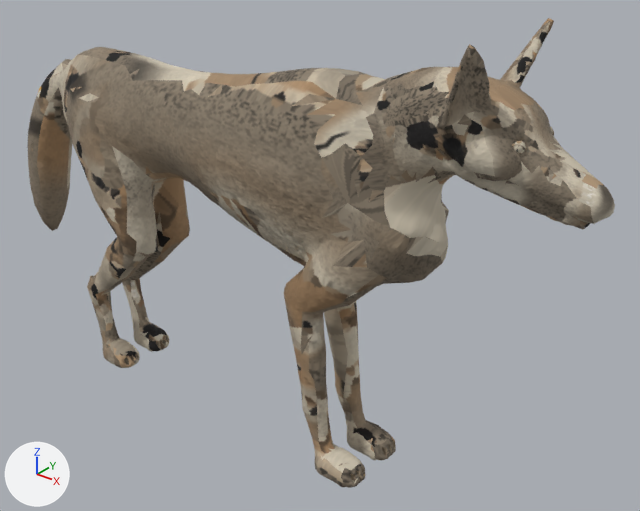
Renders of the glTF model assets_src/canids/wolf_alert.glb from each side of a commit.
Camera for both pictures: a 50 mm lens placed at (0.943, -0.952, 0.948), pointed at (0.138, 0.054, 0.324). Every picture has the same lights, and +X, +Y and +Z are marked at lower left. The first picture is the older version. Where no turn or scale is listed for an object, it has been applied to the vertices. Vertices at exactly the same position are counted once.

The scene before the commit, as lines of its bpy script (objects in view):
```python
me_wolf_alert_mesh = bpy.data.meshes.new('wolf_alert_mesh')
me_wolf_alert_mesh.from_pydata(...)  # 3774 vertices, 7536 faces; spans x -0.542..0.616, y -0.102..0.103, z 0.0..0.735
me_wolf_alert_mesh.materials.append(mat_wolf)
ob_wolf_alert_mesh = bpy.data.objects.new('wolf_alert_mesh', me_wolf_alert_mesh)
ob_wolf_alert_mesh.location = (0.0, 0.0, 0.0)
```
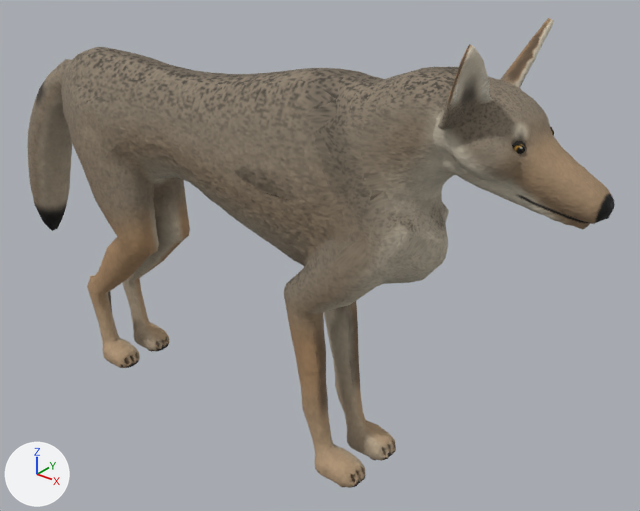
What differs and where, as boxes (x1, y1, x2, y2) in the pictures (640 x 511 px; the box of a moved part takes in the faces that stretch with it):
part 1 of me_wolf_alert_mesh, moved or reshaped: (77, 55, 336, 251) in both
part 2 of me_wolf_alert_mesh, moved or reshaped: (320, 440, 379, 485) in both
part 3 of me_wolf_alert_mesh, moved or reshaped: (525, 156, 615, 224) in both
part 4 of me_wolf_alert_mesh, moved or reshaped: (96, 277, 128, 315) in both
part 5 of me_wolf_alert_mesh, surface changed: (28, 18, 604, 488) in both

What the commit changed:
me_wolf_alert_mesh is used by ob_wolf_alert_mesh; location (0.0, 0.0, 0.0).
me_wolf_alert_mesh had 3774 vertices, 7536 faces and spanned x -0.542..0.616, y -0.102..0.103, z 0.0..0.735.
me_wolf_alert_mesh now has 3774 vertices, 7536 faces and spans x -0.542..0.615, y -0.102..0.103, z 0.0..0.735.
me_wolf_alert_mesh part 1: 13 vertices moved from x -0.233..0.245, y -0.075..0.073, z 0.315..0.568 to x -0.233..0.247, y -0.075..0.073, z 0.315..0.56; 66 vertices removed from x -0.287..0.242, y -0.075..0.076, z 0.365..0.599; 63 vertices added at x -0.279..0.244, y -0.075..0.076, z 0.364..0.599.
me_wolf_alert_mesh part 2: 5 vertices moved from x 0.248..0.274, y -0.042..0.07, z 0.0..0.02 to x 0.25..0.27, y -0.042..0.07, z 0.0..0.02; 30 vertices removed from x 0.232..0.283, y -0.069..0.07, z 0.0..0.031; 38 vertices added at x 0.231..0.283, y -0.069..0.07, z 0.0..0.031.
me_wolf_alert_mesh part 3: 1 vertex moved from x 0.604, y -0.004, z 0.533 to x 0.605, y -0.001, z 0.533; 28 vertices removed from x 0.531..0.616, y -0.026..0.019, z 0.527..0.591; 24 vertices added at x 0.533..0.615, y -0.026..0.018, z 0.528..0.59.
me_wolf_alert_mesh part 4: 5 vertices moved from x -0.314..-0.282, y -0.053..0.03, z 0.0..0.177 to x -0.314..-0.28, y -0.053..0.03, z 0.0..0.173; 2 vertices removed from x -0.293..-0.291, y -0.032..-0.026, z 0.157..0.166; 1 vertex added at x -0.29, y -0.028, z 0.162.
me_wolf_alert_mesh part 5: 7050 kept faces spanning x -0.542..0.608, y -0.102..0.103, z 0.0..0.735 get new texture (UV) coordinates.
